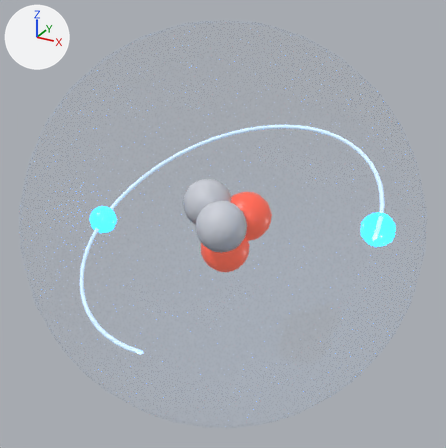
Before and after pictures for a commit that changed the glTF model Blender_Fuentes/GLB/He_Helio.glb.
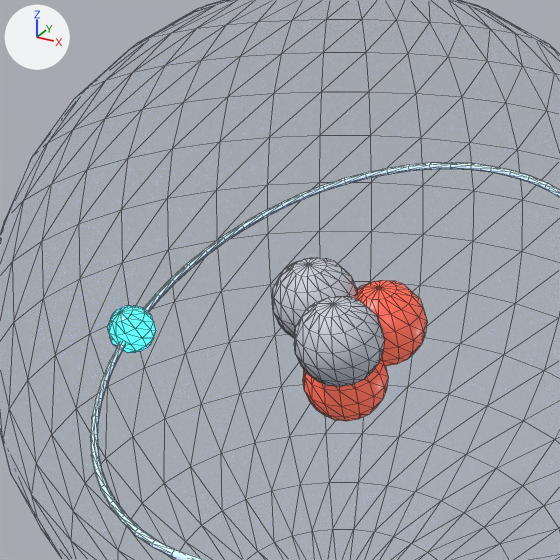
Each version appears first whole from a camera (50 mm lens) standing at (0.0873, -0.1587, 0.0794) and looking at (0.0, 0.0, 0.0), and next in a close-up on the part from 6% to 78% of the width and 7% to 78% of the height. The lights are fixed; the arrows at upper left show +X, +Y and +Z. The first two pictures are the older version. The close-ups show mesh edges as thin lines. Everything nearer to the camera than a plane just in front of the edit is cut away. Where no turn or scale is listed for an object, it has been applied to the vertices.

In view in the first close-up: 'He_Electrones_Capa_1', 'He_Neutrones', 'He_Nube_Electronica', 'He_Orbita_1', 'He_Protones'.
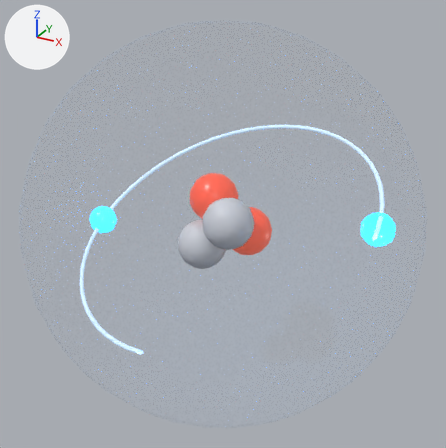
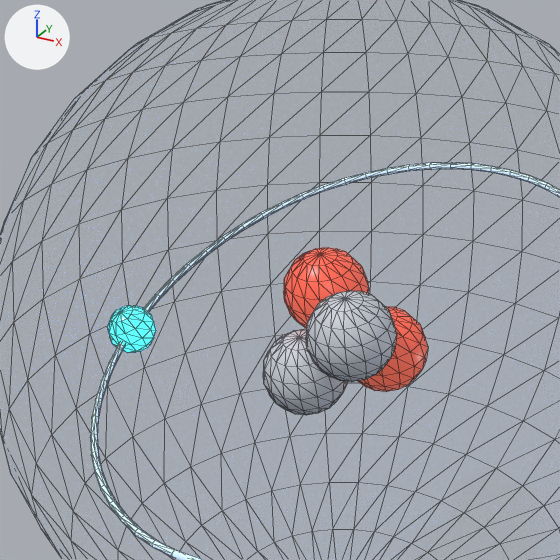
Where the change shows, as pixel boxes [x1, y1, x2, y2] in the close-ups (560 x 560 px; the box of a moved part takes in the faces that stretch with it):
'He_Neutrones', reshaped (19% wider): before [272, 257, 384, 387]; after [263, 291, 397, 415]
'He_Protones', reshaped (16% wider): before [303, 280, 427, 421]; after [284, 248, 428, 392]
part 1 of me_he_neutrones, moved or reshaped: before [272, 257, 357, 338]; after [263, 329, 348, 415]
part 2 of me_he_neutrones, moved or reshaped: before [294, 296, 384, 387]; after [306, 291, 397, 382]
part 3 of me_he_protones, moved or reshaped: before [355, 280, 427, 366]; after [284, 248, 369, 328]
part 4 of me_he_protones, moved or reshaped: before [303, 363, 388, 421]; after [358, 307, 428, 392]

Edits to the bpy script that builds the scene:
```text
Change me_he_neutrones:
    used by ob_he_neutrones; location = (0.0, 0.0, 0.0)
    remove me_he_neutrones.from_pydata(...)  # 228 vertices, 448 faces; spans x -0.0139..0.0113, y -0.015..0.0085, z -0.0053..0.0137
    add me_he_neutrones.from_pydata(...)  # 228 vertices, 448 faces; spans x -0.0135..0.0135, y -0.0147..0.0041, z -0.0147..0.0118
    me_he_neutrones part 1: the loose piece of 114 vertices spanning x -0.0139..0.0021, y -0.0073..0.0085, z -0.0022..0.0137 is moved by (0.0004, -0.0045, -0.0125)
    me_he_neutrones part 2: the loose piece of 114 vertices spanning x -0.0047..0.0113, y -0.015..0.0008, z -0.0053..0.0105 is moved by (0.0022, 0.0004, 0.0013)
Change me_he_protones:
    used by ob_he_protones; location = (0.0, 0.0, 0.0)
    remove me_he_protones.from_pydata(...)  # 228 vertices, 448 faces; spans x -0.0073..0.0135, y -0.0079..0.0139, z -0.0162..0.0095
    add me_he_protones.from_pydata(...)  # 228 vertices, 448 faces; spans x -0.0135..0.0135, y -0.0041..0.0147, z -0.0118..0.0147
    me_he_protones part 3: the loose piece of 114 vertices spanning x -0.0025..0.0135, y -0.0019..0.0139, z -0.0063..0.0095 is moved by (-0.011, -0.0021, 0.0051)
    me_he_protones part 4: the loose piece of 114 vertices spanning x -0.0073..0.0087, y -0.0079..0.008, z -0.0162..-0.0003 is moved by (0.0048, 0.0067, 0.0044)
```
